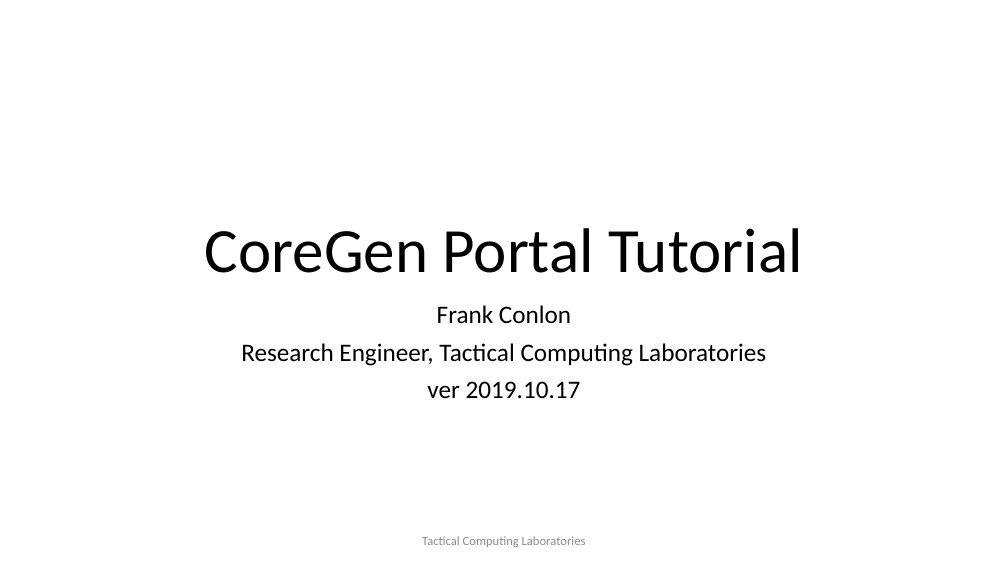
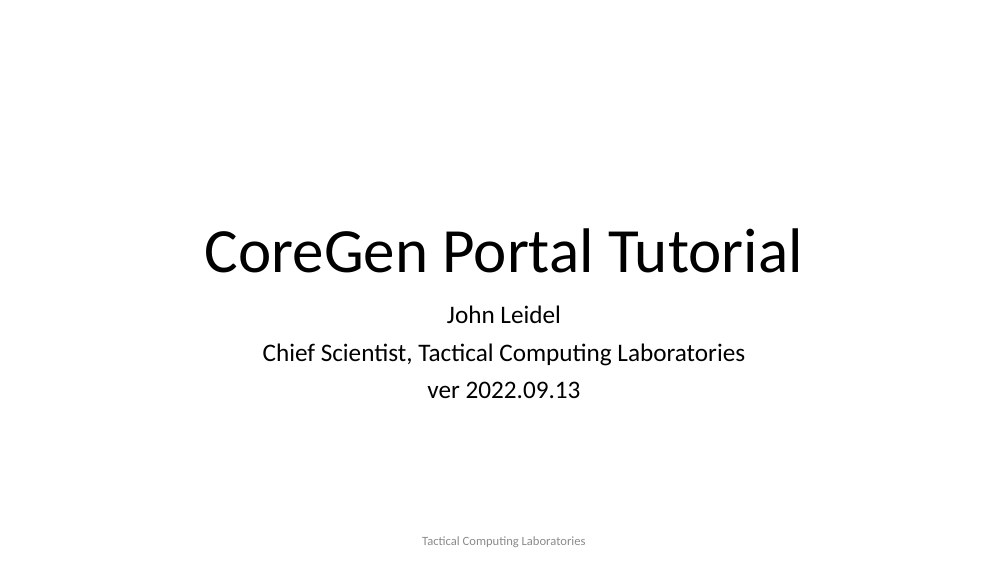
Before and after one commit to opensocsysarch/CoreGenTutorials, a slide deck: slide 1 of CoreGenPortal/CoreGenPortalTutorial.pptx. Drawn at 1008x567 pixels with LibreOffice and Linux fonts; fonts in the diff are those of the drawing; background and template pictures are left out. Boxes give left, top, right and bottom in pixels: in the first picture for what was removed or moved away, otherwise in the second. Text is boxed around its words. In the diff, an @@ line names an element or a change of style, - is before the commit and + after.

Commit message:
adding Power/Hazard modeling infrastructure tutorial and updating references on all slides

```diff
--- a/CoreGenPortal/CoreGenPortalTutorial.pptx
+++ b/CoreGenPortal/CoreGenPortalTutorial.pptx
@@ subtitle at (x1=263, y1=305, x2=745, y2=398): text changed @@
-Frank Conlon
-Research Engineer, Tactical Computing Laboratories
-ver 2019.10.17
+John Leidel
+Chief Scientist, Tactical Computing Laboratories
+ver 2022.09.13
```
Also in this commit, not shown: 4 slides added, 6 other files.
